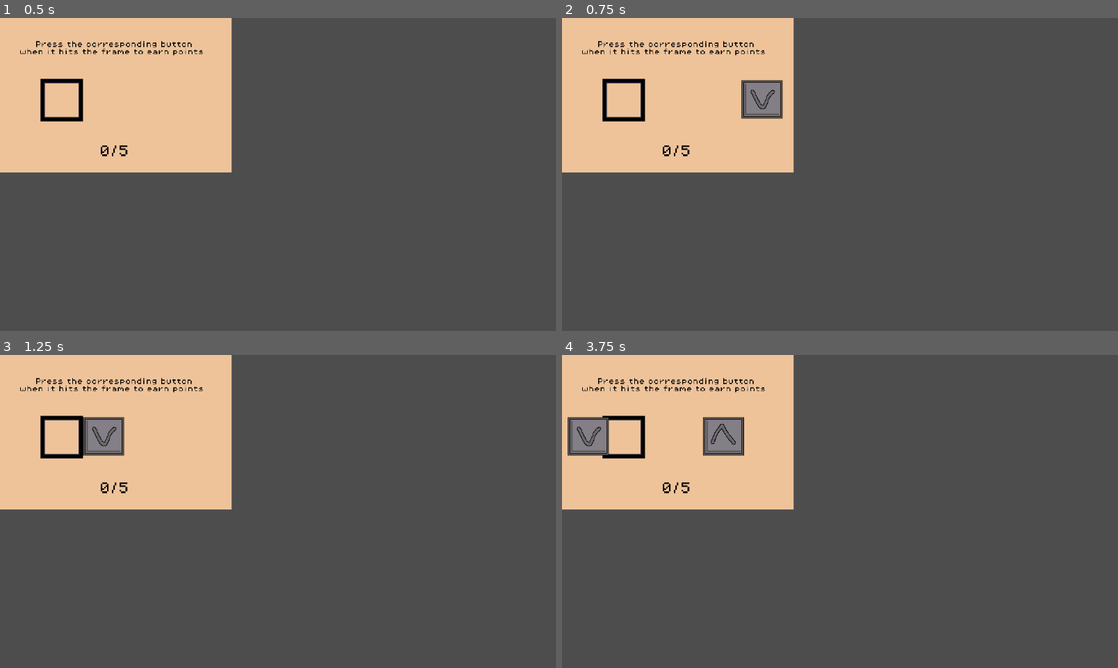
Above: before the commit, frames 1-4 (two rows, left to right).
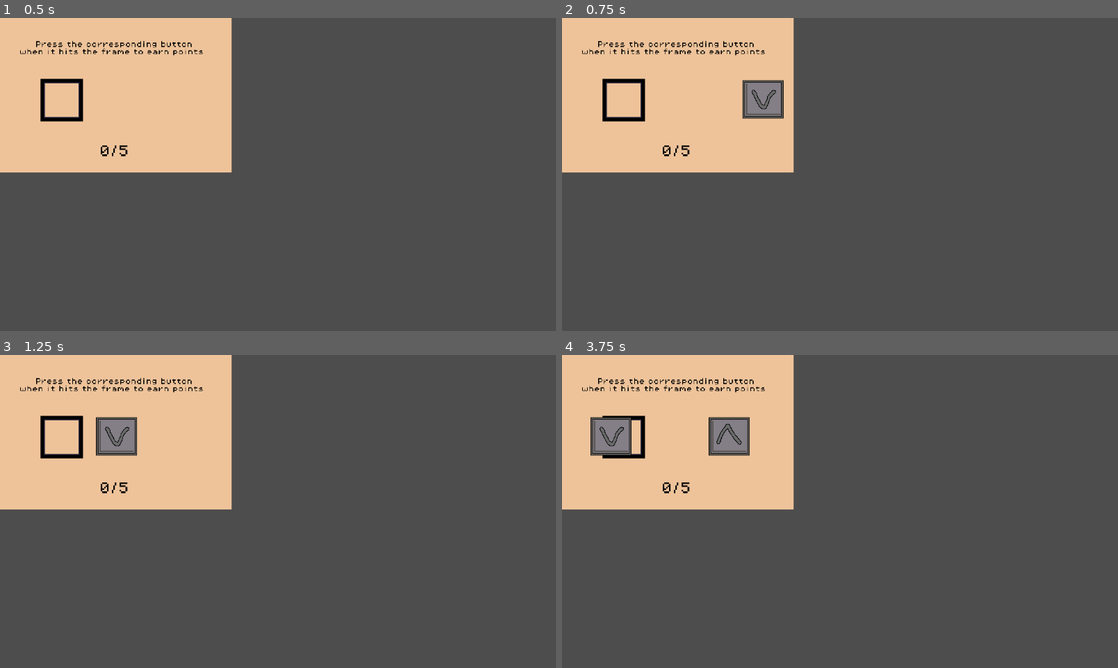
Above: after the commit, the same moments.

Repository: Lenni707/gamejam
Game: Godot game, scene res://Scenes/timing_game.tscn
Same seed, same stepped clock (60 frames per second), same inputs: the game is played once before the commit and once after it. This scene is started directly instead of the project's main scene.
Inputs (mouse positions are in pixels of both pictures, inside the frame that each line leads up to):
- Up to frame 1 (0.5 s): no input
- Up to frame 2 (0.75 s): tap Enter (ui_accept) at 0.5 s; move the mouse to (962, 158) at 0.52 s; hold D (right) from 0.53 s (still down); hold E (Interagieren) from 0.53 s (still down); click (962, 158) at 0.67 s
- Up to frame 3 (1.25 s): keep holding D (right); keep holding E (Interagieren); tap Enter (ui_accept) at 0.77 s
- Up to frame 4 (3.75 s): release D (right) at 1.25 s; release E (Interagieren) at 1.25 s; drag from (728, 527) to (812, 574) at 1.27 s; move the mouse to (895, 442) at 2.02 s; hold D (right) 2.03-2.75 s; hold E (Interagieren) 2.03-2.75 s; drag from (812, 574) to (673, 464) at 2.77 s; move the mouse to (1006, 558) at 3.52 s; hold A (left) from 3.53 s (still down); hold E (Interagieren) from 3.53 s (still down)

Frame 1 is identical in both runs. In frame 2, 0.3% of the frame differs, in the area x 32-40%, y 19-33%; in frame 3, 0.8%; in frame 4, 1.7%, in the area x 1-34%, y 19-33%.

Commit message:
bug fixes

Diff:
--- a/scripts/timing_game.gd
+++ b/scripts/timing_game.gd
@@ -2,7 +2,7 @@
 signal finished(success: bool)
 
 var spawn_interval := 0.7
-var note_speed := 400.0
+var note_speed := 350.0
 var note_size := Vector2(16, 16)
 
 var tex_up    := preload("res://Assets/timing_game/key_up.png")
